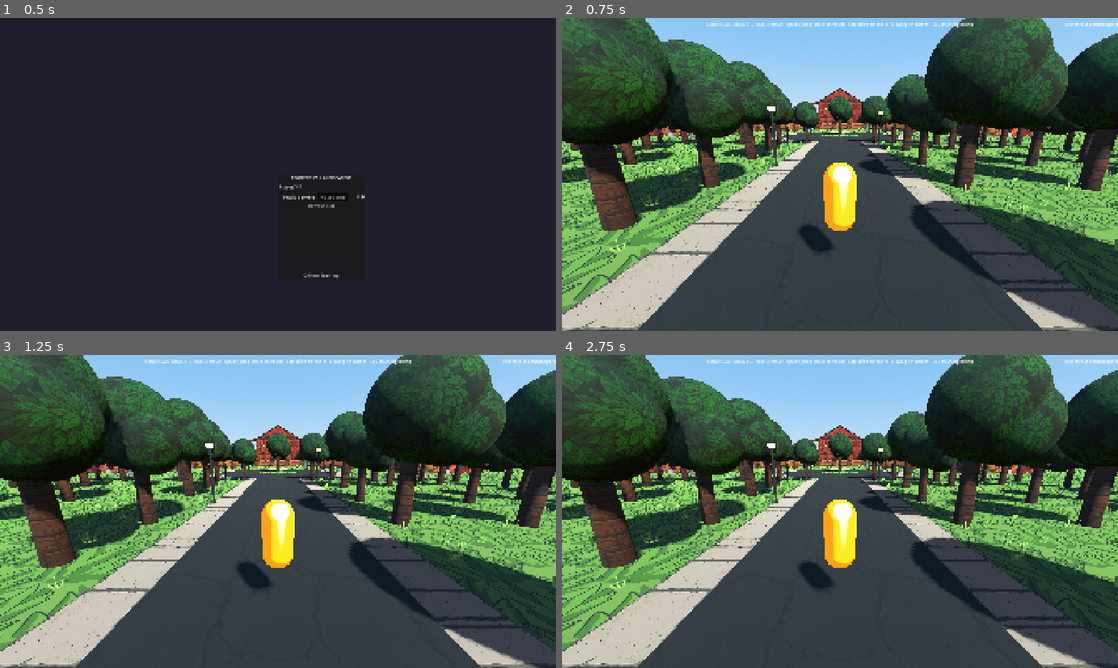
Above: before the commit, frames 1-4 (two rows, left to right).
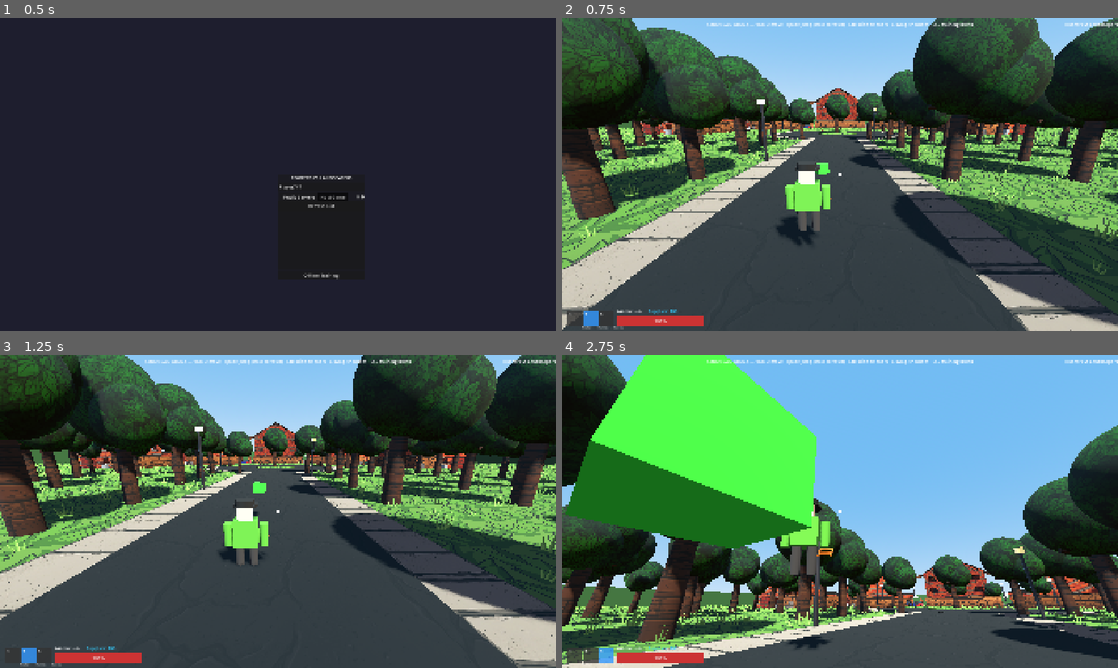
Above: after the commit, the same moments.

Repository: bzeitel25/RoofersVsLandscapers
Game: Godot game, scene res://scenes/main/main_menu.tscn
Two runs of this game, one before a commit and one after it. Both use one fixed random seed, a clock stepped at 60 frames per second and the inputs below.
Inputs (mouse positions are in pixels of both pictures, inside the frame that each line leads up to):
- Up to frame 1 (0.5 s): no input
- Up to frame 2 (0.75 s): click "Offline Training" at 0.5 s
- Up to frame 3 (1.25 s): no input
- Up to frame 4 (2.75 s): tap Enter at 1.25 s; move the mouse to (867, 511) at 1.27 s; hold E (ability) 1.28-2.03 s; hold W (move_forward) from 1.28 s (still down); tap Space (jump) at 1.52, 2.27 s; move the mouse to (812, 511) at 2.02 s; tap Ctrl (crouch) at 2.1 s

Frame 1 is identical in both runs. In frame 2, 43% of the frame differs, in the area x 0-100%, y 0-100%; in frame 3, 57%; in frame 4, 85%.
Error before the commit: Parse Error: Expected indented block after function declaration. (res://scripts/characters/player_character.gd:598)

Commit message:
Fix duplicate _handle_movement function declaration syntax error

Diff:
--- a/scripts/characters/player_character.gd
+++ b/scripts/characters/player_character.gd
@@ -595,7 +595,6 @@
 	if character_mesh:
 		character_mesh.scale = Vector3(1, 1, 1)
 
-func _handle_movement(delta: float) -> void:
 # In 3D, input is RELATIVE TO THE CAMERA:
 #   Press W → move in the direction the CAMERA is facing
 #   Press A → move to the LEFT of the camera
Not shown, added: scripts/environment/tree_branch.gd.uid
